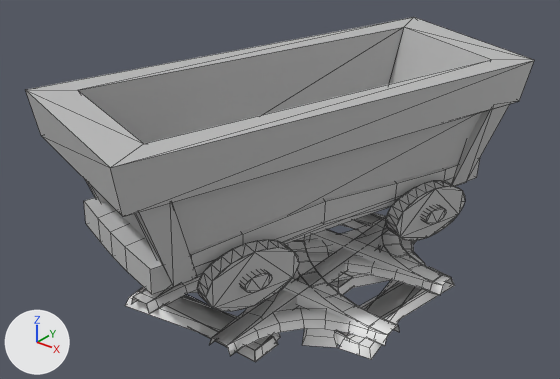
The FBX model art/rails/rails.fbx as it was, and as the next commit left it.
Camera for both pictures: a camera (50 mm lens) standing at (1.364, -1.742, 1.281) and looking at (0.01, -0.049, 0.231). Lighting does not change. The marker at lower left points along +X, +Y and +Z. Mesh edges are drawn as thin lines. Where no turn or scale is listed for an object, it has been applied to the vertices. Vertices at the same position are counted once.

Names of what the first picture shows: 'Trailleft.006', 'Trailleft.007', 'Trotaryrail.004', 'gold_low', 'rotaryrail.006', 'straightrail.005', 'straightrail.011', 'wagon_low', 'wheel'.
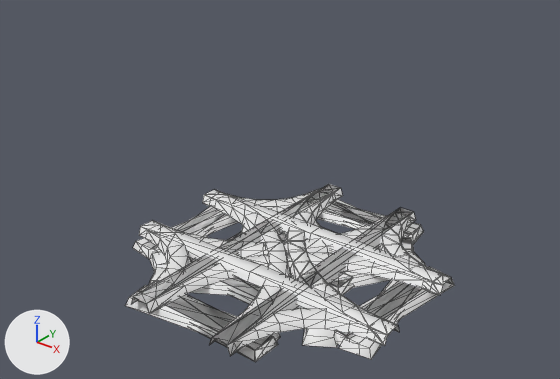
Where the newer file only moved an object's origin or applied its transform, the numbers keep the older frame.

The change, as a list of edits to the scene's bpy script:
```text
Change me_cube_025:
    used by ob_straightrail_011; location = (0.0, 0.0, 0.0)
    remove me_cube_025.from_pydata(...)  # 96 vertices, 53 faces; spans x -0.5..0.5, y -0.5..0.5, z -0.07..-0.005
    add me_cube_025.from_pydata(...)  # 96 vertices, 106 faces; spans x -0.5..0.5, y -0.5..0.5, z -0.07..-0.005
    me_cube_025 part 3
    53 faces are deleted
    106 new faces join them
Change me_cube_010:
    used by ob_straightrail_005; location = (0.0, 0.0, 0.0)
    remove me_cube_010.from_pydata(...)  # 57 vertices, 31 faces; spans x -0.244..0.244, y -0.5..0.5, z -0.07..-0.013
    add me_cube_010.from_pydata(...)  # 57 vertices, 62 faces; spans x -0.244..0.244, y -0.5..0.5, z -0.07..-0.013
    me_cube_010 part 2
    31 faces are deleted
    62 new faces join them
Change me_cube_022:
    used by ob_trailleft_006; location = (0.0, 0.0, 0.0)
    remove me_cube_022.from_pydata(...)  # 168 vertices, 107 faces; spans x -0.245..0.5, y -0.5..0.5, z -0.07..-0.013
    add me_cube_022.from_pydata(...)  # 168 vertices, 214 faces; spans x -0.245..0.5, y -0.5..0.5, z -0.07..-0.013
    me_cube_022 part 1
    107 faces are deleted
    214 new faces join them
Change me_cube_019:
    used by ob_rotaryrail_006; location = (0.0, 0.0, 0.0)
    remove me_cube_019.from_pydata(...)  # 128 vertices, 86 faces; spans x -0.24..0.5, y -0.244..0.5, z -0.07..-0.013
    add me_cube_019.from_pydata(...)  # 128 vertices, 172 faces; spans x -0.24..0.5, y -0.244..0.5, z -0.07..-0.013
    me_cube_019 part 6
    86 faces are deleted
    172 new faces join them
Change me_cube_021:
    used by ob_trotaryrail_004; location = (0.0, 0.0, 0.0)
    remove me_cube_021.from_pydata(...)  # 229 vertices, 155 faces; spans x -0.5..0.5, y -0.5..0.24, z -0.07..-0.013
    add me_cube_021.from_pydata(...)  # 229 vertices, 310 faces; spans x -0.5..0.5, y -0.5..0.24, z -0.07..-0.013
    me_cube_021 part 5
    155 faces are deleted
    310 new faces join them
Change me_cube_024:
    used by ob_trailleft_007; location = (0.0, 0.0, 0.0)
    remove me_cube_024.from_pydata(...)  # 168 vertices, 107 faces; spans x -0.5..0.245, y -0.5..0.5, z -0.07..-0.013
    add me_cube_024.from_pydata(...)  # 168 vertices, 214 faces; spans x -0.5..0.245, y -0.5..0.5, z -0.07..-0.013
    me_cube_024 part 4
    107 faces are deleted
    214 new faces join them
Remove ob_wheel:
    ob_wheel = bpy.data.objects.new('wheel', me_mesh_001)
    ob_wheel.location = (0.041, -0.017, 0.202)
Remove ob_wagon_low:
    ob_wagon_low = bpy.data.objects.new('wagon_low', me_mesh)
    ob_wagon_low.location = (0.041, -0.017, 0.202)
Remove ob_gold_low:
    ob_gold_low = bpy.data.objects.new('gold_low', me_mesh_002)
    ob_gold_low.location = (0.041, -0.017, 0.202)
```

Pixel boxes (x1, y1, x2, y2) of what changed, in the pictures (560 x 379 px):
'wagon_low', deleted
    before: (25, 17, 534, 311)
'Trotaryrail.004', reshaped
    before: (125, 252, 452, 359)
    after: (125, 195, 451, 359)
'straightrail.011', reshaped
    before: (169, 214, 451, 361)
    after: (141, 190, 451, 361)
'gold_low', deleted
    before: (84, 158, 480, 294)
'Trailleft.007', reshaped
    before: (139, 215, 389, 362)
    after: (134, 184, 410, 362)
'rotaryrail.006', reshaped
    before: (287, 214, 455, 338)
    after: (279, 185, 455, 338)
'Trailleft.006', reshaped
    before: (137, 213, 450, 361)
    after: (134, 185, 452, 360)
'wheel', deleted
    before: (386, 180, 465, 241)
'straightrail.005', reshaped
    before: (139, 215, 377, 356)
    after: (142, 202, 410, 356)
